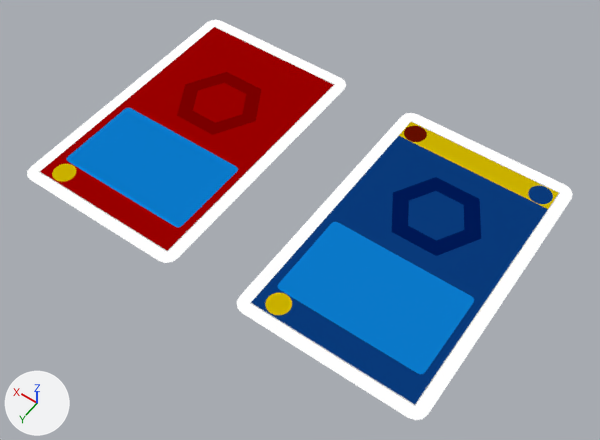
Before and after pictures for a commit that changed the Blender file blender files/cards.blend.
Camera for both pictures: a 50 mm camera at (-3.55, 13.45, 16.28) aimed at (4.38, 2.35, -1.17). Arrows for +X, +Y and +Z are at lower left; the lights stay in place.

The older version as bpy lines, for what is in view:
```python
me_text_003 = bpy.data.meshes.new('Text.003')
me_text_003.from_pydata(...)  # 54 vertices, 41 faces; spans x -3.85..3.85, y -6.71..5.28, z -0.04..-0.01
# faces by material slot: [1, 39, 1]
me_text_003.materials.append(mat_material_001)  # picture img_unit_card_back0001_png
me_text_003.materials.append(mat_material_002)  # white #ffffff
me_text_003.materials.append(mat_material_006)  # picture img_unit_card_front0001_png
me_text_004 = bpy.data.meshes.new('Text.004')
me_text_004.from_pydata(...)  # 54 vertices, 41 faces; spans x -3.85..3.85, y -6.71..5.28, z -0.04..-0.01
# faces by material slot: [1, 39, 1]
me_text_004.materials.append(mat_material_012)  # its picture is missing
me_text_004.materials.append(mat_material_002)  # white #ffffff
me_text_004.materials.append(mat_material_011)  # its picture is missing
ob_spell = bpy.data.objects.new('Spell', me_text_004)
ob_spell.location = (8.47, 2.24, -0.54)
ob_spell.scale = (0.676, 0.676, 0.676)
ob_unit = bpy.data.objects.new('Unit', me_text_003)
ob_unit.location = (1.33, 2.23, -0.54)
ob_unit.scale = (0.676, 0.676, 0.676)
```
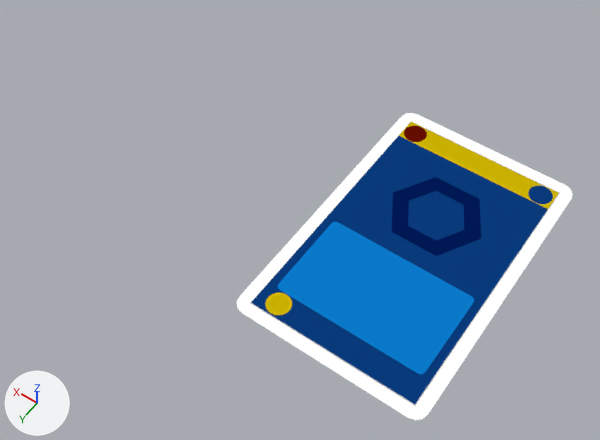
Where the change shows, as pixel boxes (x1, y1, x2, y2) in the pictures (600 x 440 px):
'Spell', deleted
    before: (27, 20, 346, 263)
    faces in mat_material_011 (its picture is missing): (40, 27, 335, 252)
    faces in mat_material_002 (white #ffffff): (27, 20, 346, 263)

The change, as a diff of the scene's bpy script:
```diff
--- a/blender files/cards.blend.py
+++ b/blender files/cards.blend.py
@@ ob_spell @@
-ob_spell = bpy.data.objects.new('Spell', me_text_004)
-ob_spell.location = (8.47, 2.24, -0.54)
-ob_spell.scale = (0.676, 0.676, 0.676)
```
